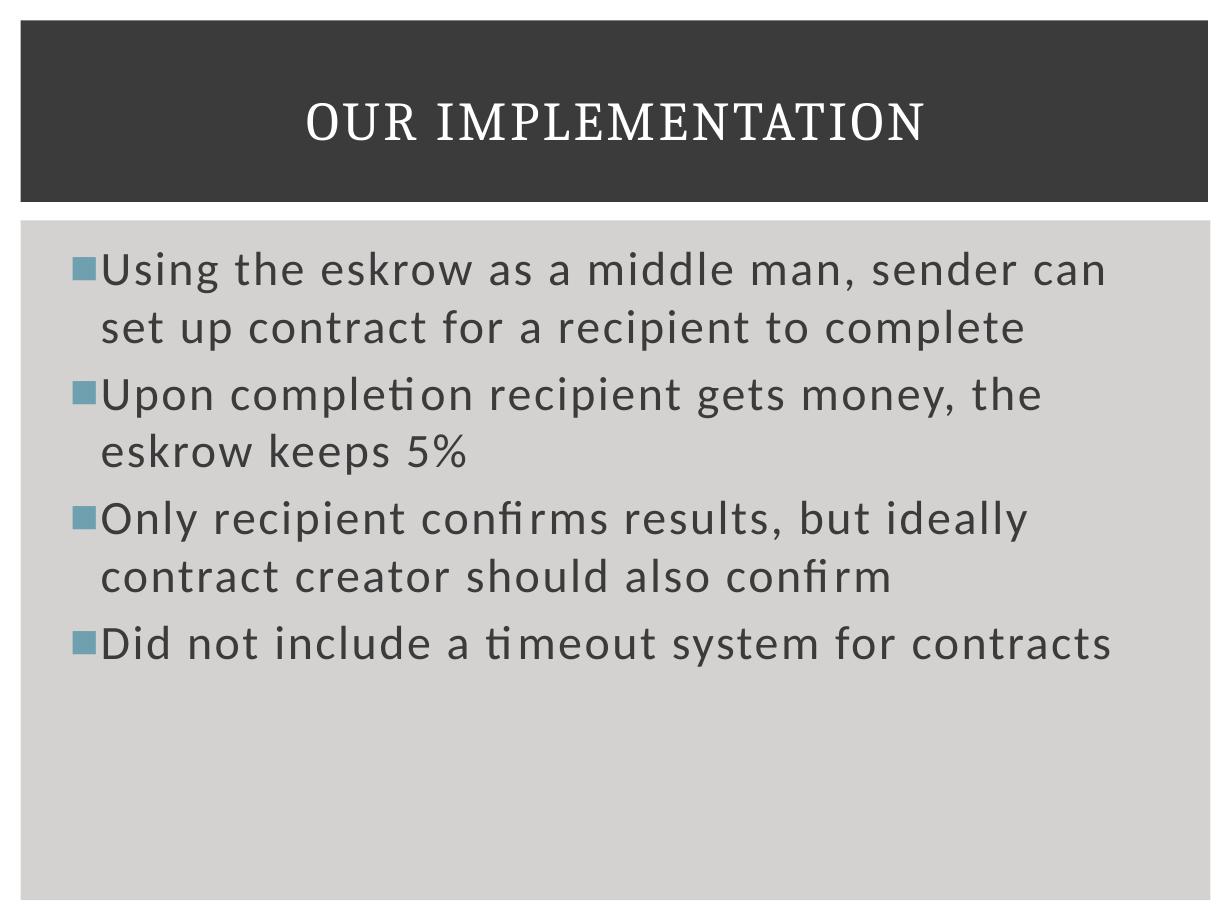
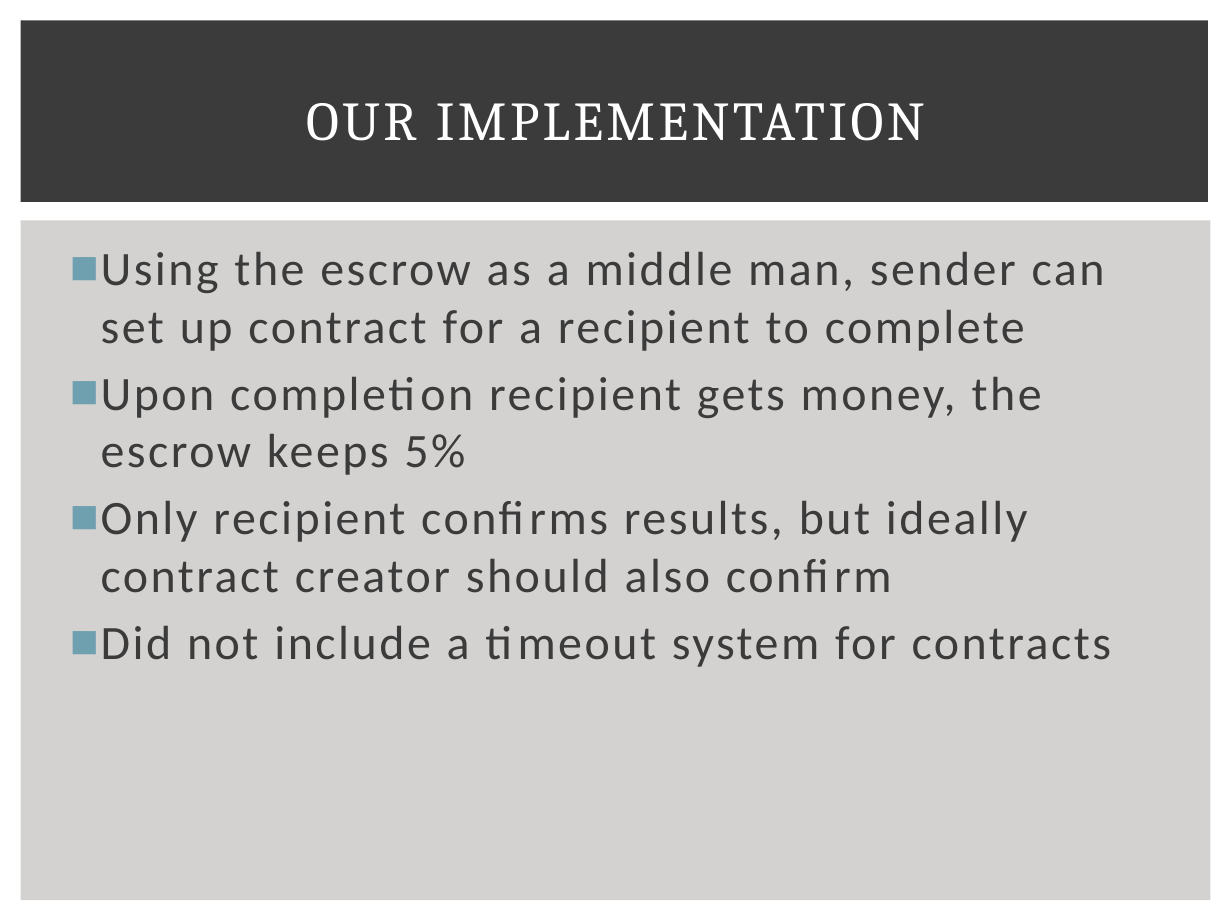
Before and after one commit to ifonefox/cmsc414-ethereum, a slide deck: slide 3 of 414_Etherium_ppt(2).pptx. Drawn at 1232x924 pixels with LibreOffice and Linux fonts; fonts in the diff are those of the drawing. Boxes give left, top, right and bottom in pixels: in the first picture for what was removed or moved away, otherwise in the second. Text is boxed around its words. In the diff, an @@ line names an element or a change of style, - is before the commit and + after.

Commit message:
Fixed spelling errors in ppt

```diff
--- a/414_Etherium_ppt(2).pptx
+++ b/414_Etherium_ppt(2).pptx
@@ text at (101,251,1105,475): text changed @@
-■ Using the eskrow as a middle man, sender can set up contract for a recipient to complete
-■ Upon completion recipient gets money, the eskrow keeps 5%
+■ Using the escrow as a middle man, sender can set up contract for a recipient to complete
+■ Upon completion recipient gets money, the escrow keeps 5%
```
Also in this commit, not shown: 1 other slide changed.
